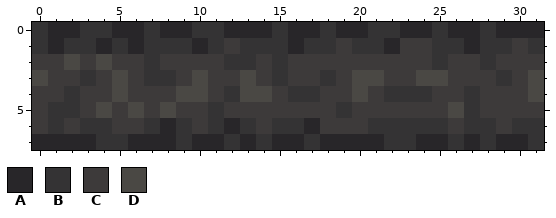
One commit to this pixel-art sprite: games/fish fisher/img/stonedivh.png. This is how it looked before the edit.
The file is 64x16 pixels, drawn in blocks of 2x2; one block is one cell here.
Palette (. is transparent): A #282629  B #343334  C #3d3a3a  D #4a4844
Pixels before, first column x 0:
0 BAABBAABAABBAAABAABAABBAABAABAAA
1 BABBABABBBABCBBBABBCBBACCBBABBCB
2 CCDCDCCBCCCCBBCBCCCCCCCCCBCCBCCC
3 DCCBCDCBBCDCCDCBCCBCDDCCDDCCCBCD
4 CCBCCDCCCDDCBDDCBBCCDCBBBCCBCCCD
5 CBBCDCDCDCCBCCCCCCCBCCCCCCDBCCCC
6 CBCBBCCBABCBABCBBACCCBBBBBCBBCBB
7 AAAABBAAABAABABAABAAAABBAABABAAB
Now the later version:
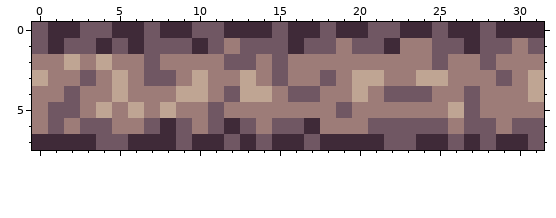
The edit:
colour A: #282629 -> #3f2a38
colour B: #343334 -> #705763
colour C: #3d3a3a -> #9d7c78
colour D: #4a4844 -> #bfa593
Changed places in both pictures, as pixel boxes (x1, y1, x2, y2):
changed: (32, 22, 544, 150)
